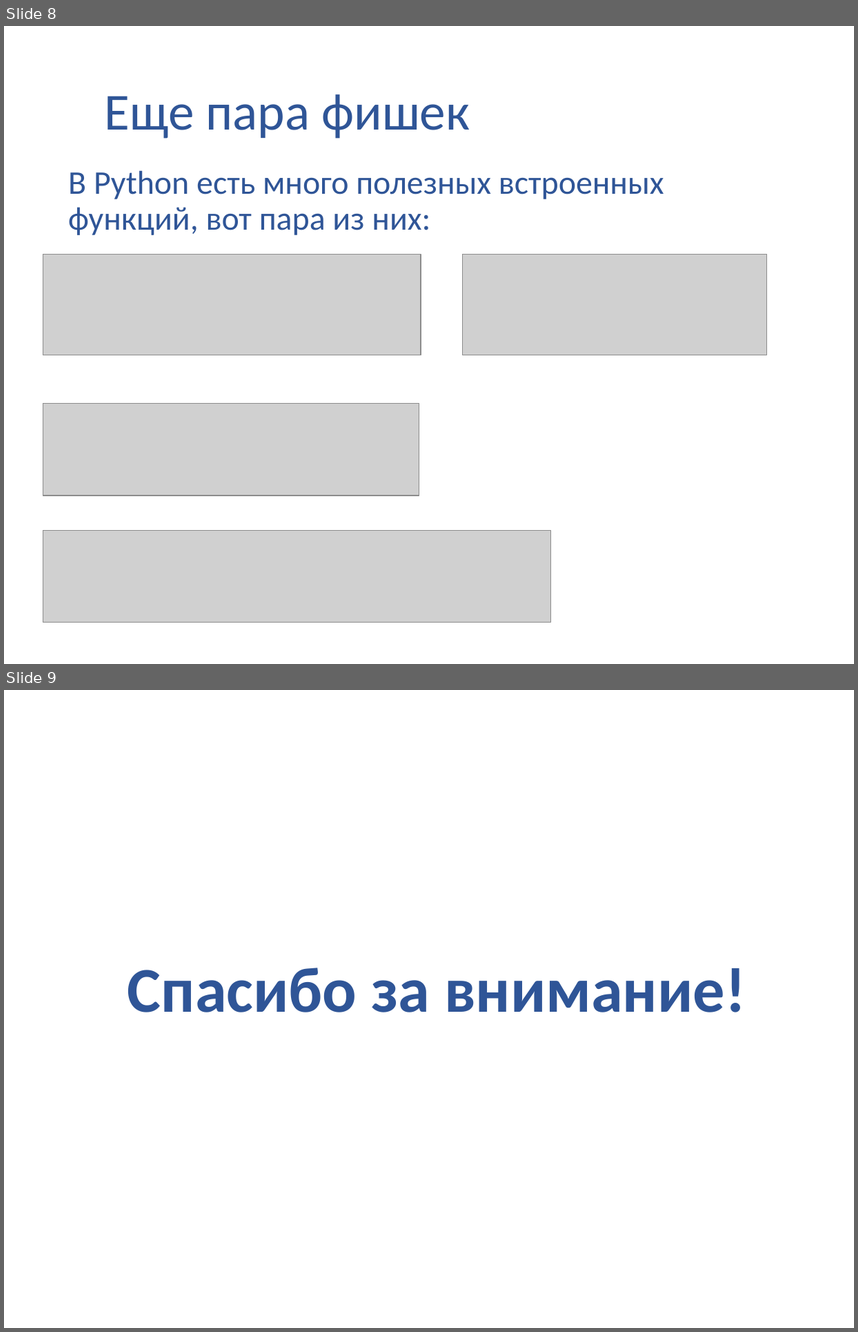
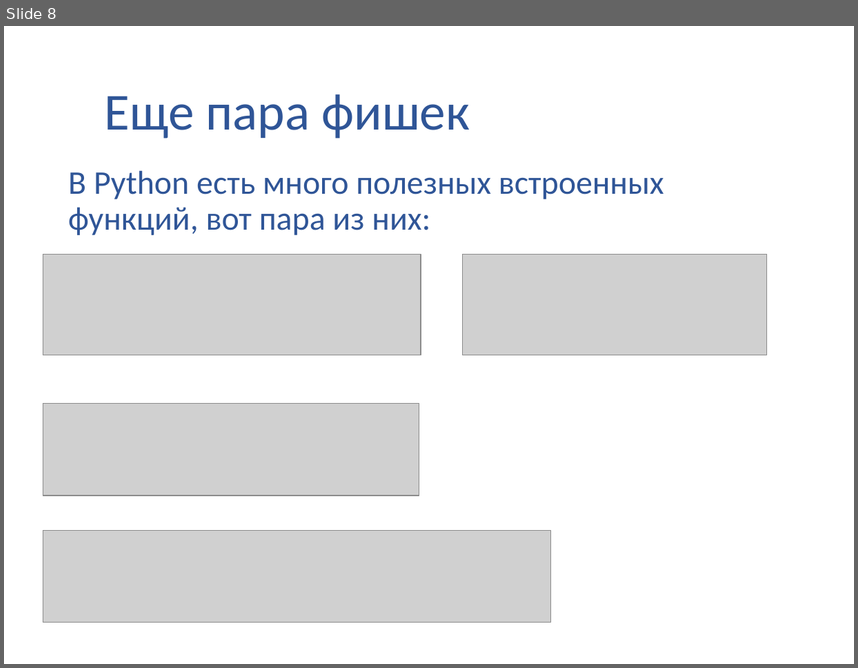
Before and after one commit to Levittt/test1site, a slide deck: files/AboutPython.pptx. Shown one above the other, each under a label of ours: slides 8 and 9 before the commit, slide 8 after it. The pictures are 858x1332 and 858x668 pixels, drawn with LibreOffice and Linux fonts; fonts in the diff are those of the drawing; grey boxes stand for pictures; background and template pictures are left out. Boxes give left, top, right and bottom in pixels: in the first picture for what was removed or moved away, otherwise in the second. Text is boxed around its words. In the diff, an @@ line names an element or a change of style, - is before the commit and + after.

```diff
--- a/files/AboutPython.pptx
+++ b/files/AboutPython.pptx
@@ slide 9 removed at (4, 690, 854, 1328), background picture (left out) @@
@@ title removed at (128, 967, 746, 1012) @@
-Спасибо за внимание!
```
Also in this commit, not shown: 1 slide changed, 1 other file.
